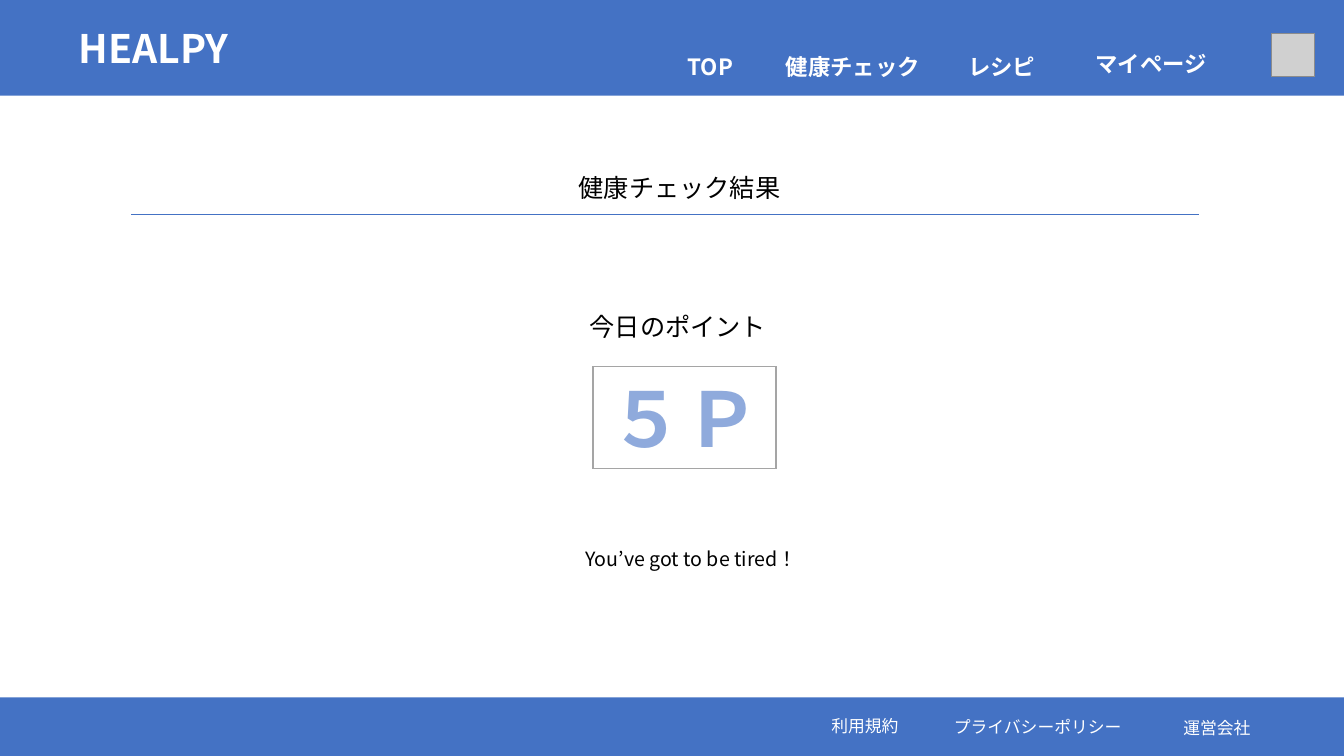
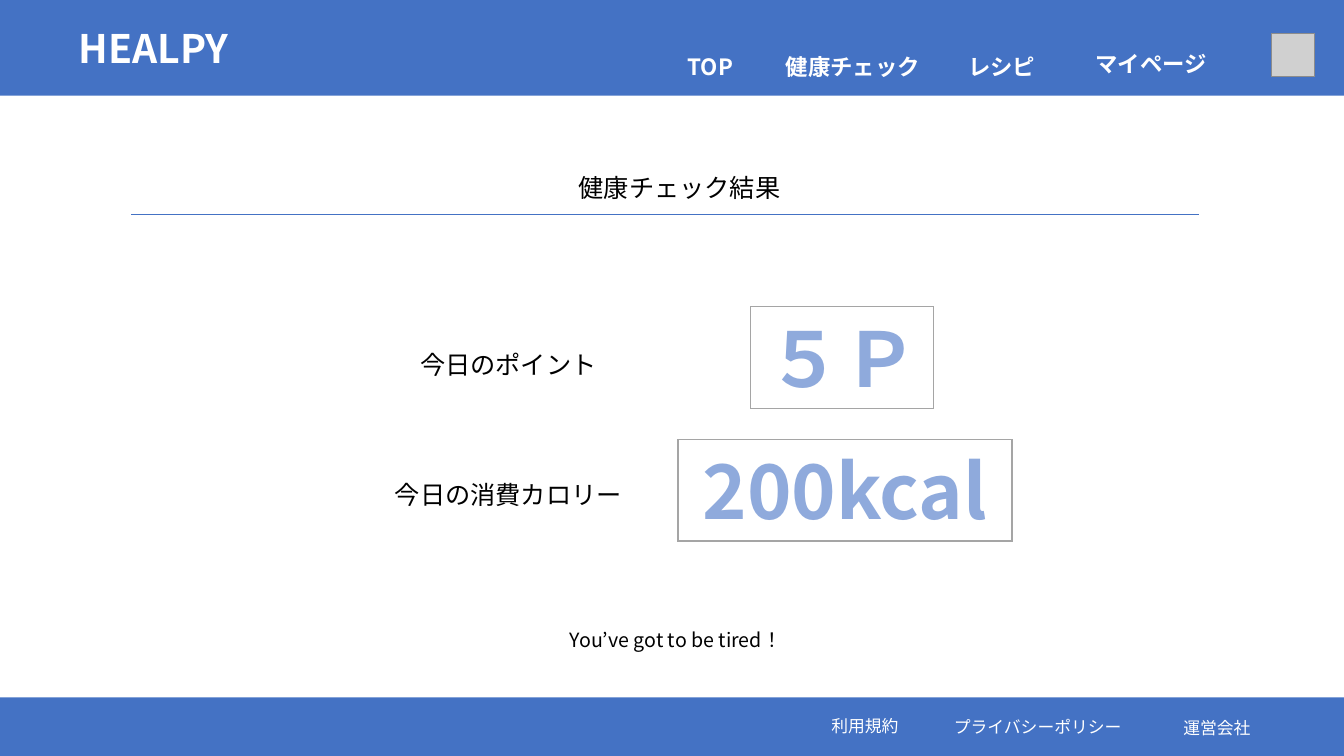
Before and after one commit to sss-sr2021/OTOME, a slide deck: slide 8 of 詳細設計/画面設計.pptx. Drawn at 1344x756 pixels with LibreOffice and Linux fonts; fonts in the diff are those of the drawing; grey boxes stand for pictures. Boxes give left, top, right and bottom in pixels: in the first picture for what was removed or moved away, otherwise in the second. Text is boxed around its words. In the diff, an @@ line names an element or a change of style, - is before the commit and + after.

Commit message:
0520　変更

```diff
--- a/詳細設計/画面設計.pptx
+++ b/詳細設計/画面設計.pptx
@@ rectangle "５Ｐ": place and size @@
-rectangle "５Ｐ" at [593,367,776,469]
+rectangle "５Ｐ" at [751,307,935,408]
@@ text "今日のポイント": place and size @@
-text "今日のポイント" at [590,314,766,338]
+text "今日のポイント" at [420,352,596,376]
@@ rectangle added at [678,440,1012,541], fill #FFFFFF, outline #A5A5A5 1 pt, 54 pt, text #8FAADC, bold @@
+200kcal
@@ text added at [395,482,622,506], 18 pt, text #000000 @@
+今日の消費カロリー
@@ text "You’ve got to be tired！": place and size @@
-text "You’ve got to be tired！" at [585,550,797,571]
+text "You’ve got to be tired！" at [570,631,782,652]
```
